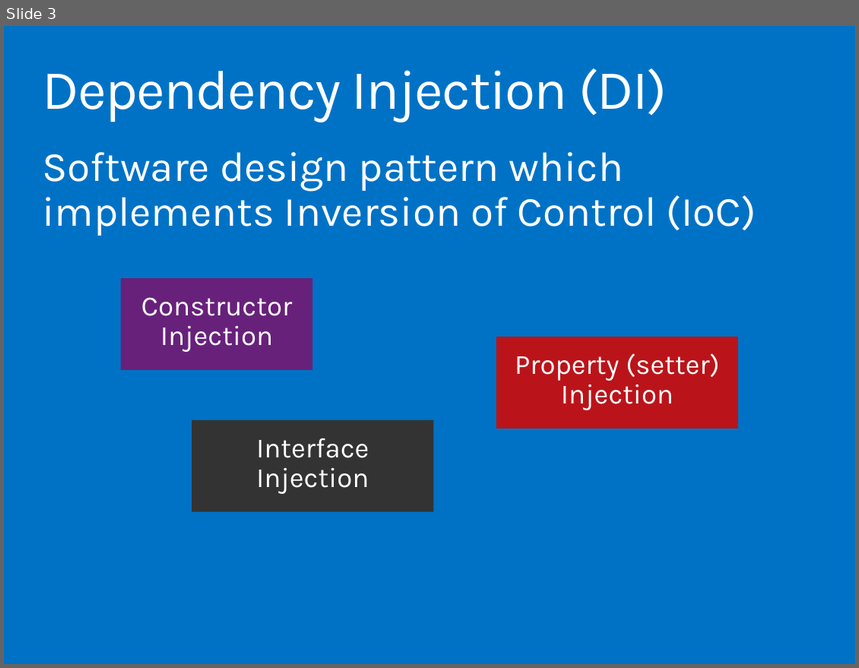
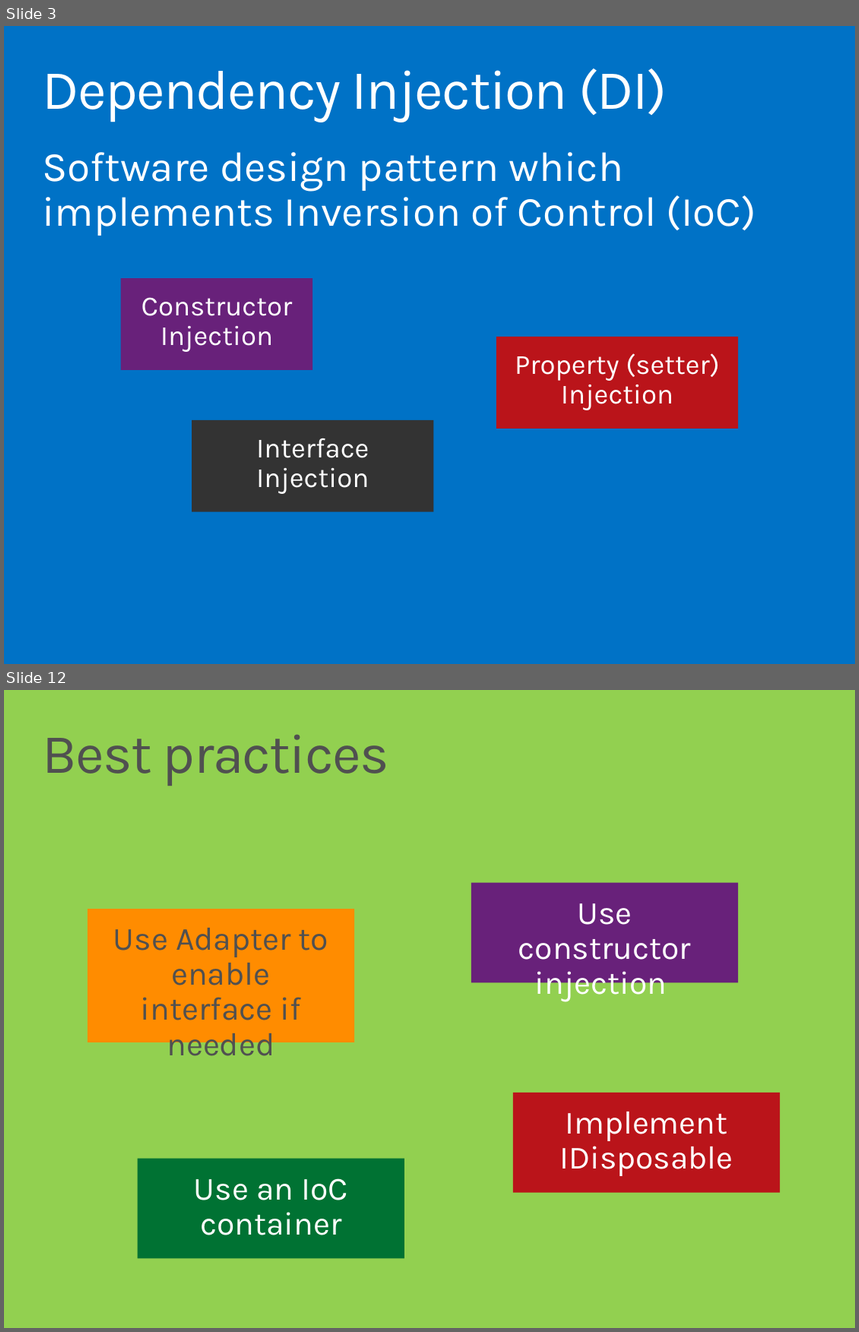
Before and after one commit to ondfisk/BDSA2016, a slide deck: Slides/Lecture05.pptx. Shown one above the other, each under a label of ours: slide 3 before the commit, slides 3 and 12 after it; the slides between them are not shown. The pictures are 859x668 and 859x1332 pixels, drawn with LibreOffice and Linux fonts; fonts in the diff are those of the drawing. Boxes give left, top, right and bottom in pixels: in the first picture for what was removed or moved away, otherwise in the second. Text is boxed around its words. In the diff, an @@ line names an element or a change of style, - is before the commit and + after.

```diff
--- a/Slides/Lecture05.pptx
+++ b/Slides/Lecture05.pptx
@@ slide 12 added at bbox=[4, 690, 855, 1328], background #92D050 @@
@@ title added at bbox=[42, 734, 389, 786], 48 pt, text #505050 @@
+Best practices
@@ rectangle added at bbox=[471, 883, 738, 983], fill #68217A, 28 pt, text #FFFFFF @@
+Use constructor injection
@@ rectangle added at bbox=[88, 909, 354, 1042], fill #FF8C00, 28 pt, text #505050 @@
+Use Adapter to enable interface if needed
@@ rectangle added at bbox=[513, 1092, 780, 1192], fill #BA141A, 28 pt, text #FFFFFF @@
+Implement IDisposable
@@ rectangle added at bbox=[138, 1159, 405, 1259], fill #007233, 28 pt, text #FFFFFF @@
+Use an IoC container
```
Also in this commit, not shown: 1 slide changed, 17 other slides added, 1 slide removed, 14 other files.
